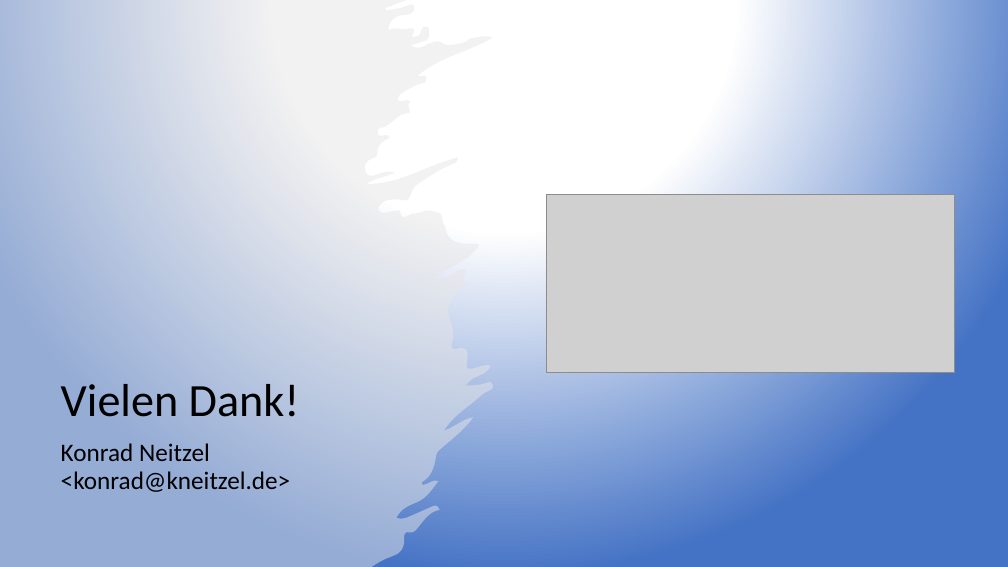
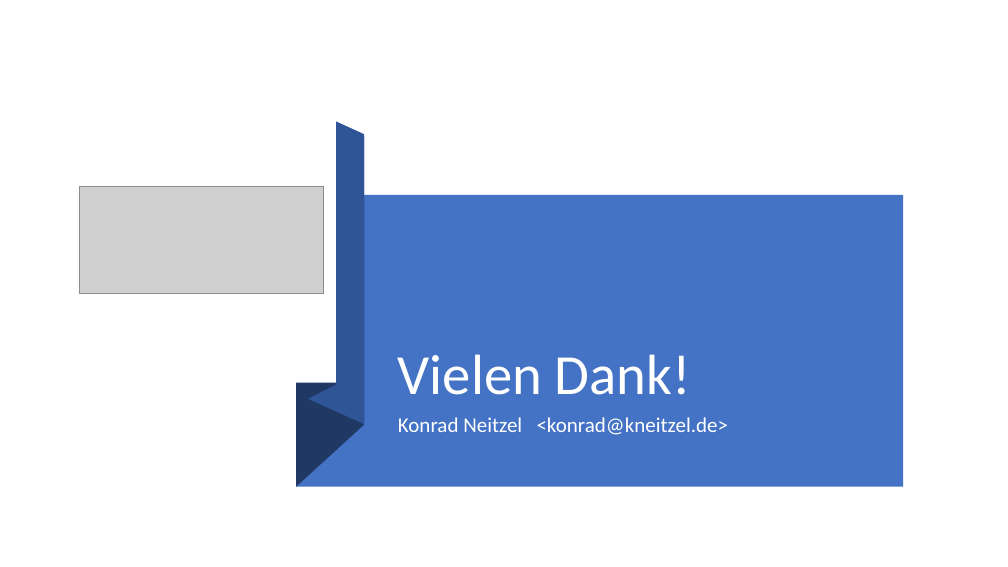
Before and after one commit to kneitzel/jadv-web, a slide deck: slide 3 of content/files/pp/JAdventure_1.1-Vision.pptx (slide 2 before the commit). Drawn at 1008x567 pixels with LibreOffice and Linux fonts; fonts in the diff are those of the drawing; grey boxes stand for pictures. Boxes give left, top, right and bottom in pixels: in the first picture for what was removed or moved away, otherwise in the second. Text is boxed around its words. In the diff, an @@ line names an element or a change of style, - is before the commit and + after.

```diff
--- a/content/files/pp/JAdventure_1.1-Vision.pptx
+++ b/content/files/pp/JAdventure_1.1-Vision.pptx
@@ background gradient #FFFFFF to #4472C4 to #FFFFFF @@
@@ freeform shape removed at <box>0,0,493,567</box> @@
@@ rectangle added at <box>66,92,336,383</box>, fill #FFFFFF @@
@@ freeform shape added at <box>307,108,364,424</box>, fill #2F5597 @@
@@ freeform shape added at <box>307,93,336,399</box>, fill #203864 @@
@@ freeform shape added at <box>296,137,364,487</box>, fill #203864 @@
@@ picture: place and size @@
-picture at <box>546,194,954,373</box>
+picture at <box>79,186,324,293</box>
@@ rectangle added at <box>296,195,904,487</box>, fill #4472C4 @@
@@ title "Vielen Dank!": place and size @@
-title "Vielen Dank!" at <box>61,384,300,417</box>
+title "Vielen Dank!" at <box>398,354,691,395</box>
@@ title "Vielen Dank!" at <box>398,354,691,395</box>: size 44 to 54 pt, text colour #000000 to #FFFFFF @@
@@ subtitle "Konrad Neitzel <konrad@kneitzel.de>": place and size @@
-subtitle "Konrad Neitzel <konrad@kneitzel.de>" at <box>61,443,291,492</box>
+subtitle "Konrad Neitzel <konrad@kneitzel.de>" at <box>398,417,729,435</box>
@@ subtitle "Konrad Neitzel <konrad@kneitzel.de>" at <box>398,417,729,435</box>: size 24 to 20 pt, text colour #000000 to #FFFFFF @@
```
Also in this commit, not shown: 1 other slide changed, 1 slide added, 59 other files.
